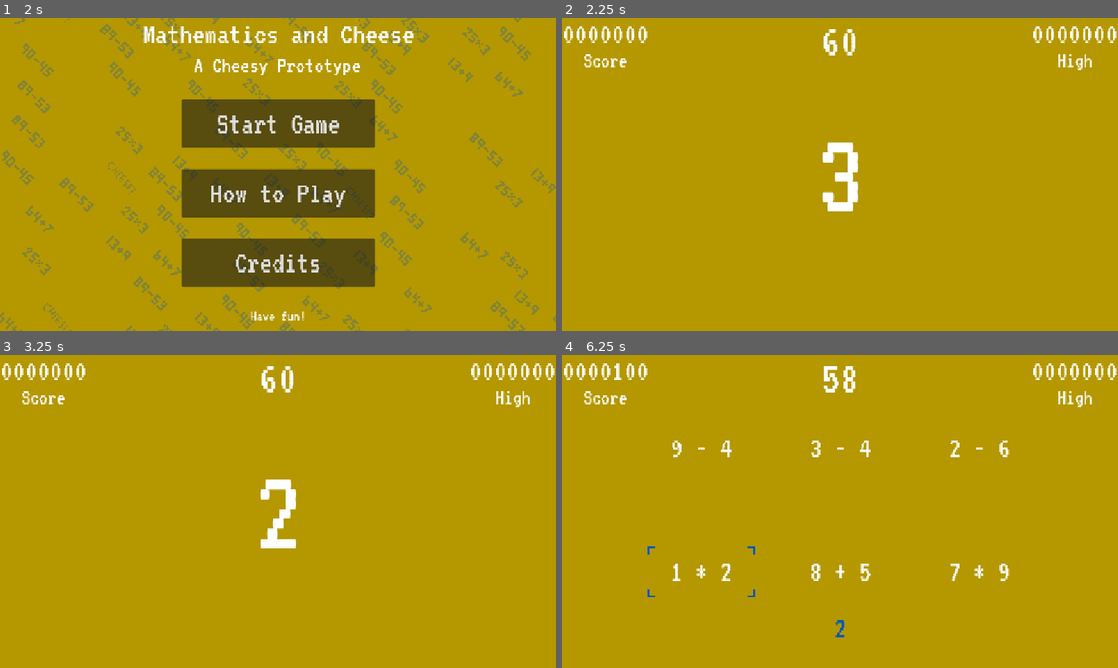
Above: before the commit, frames 1-4 (two rows, left to right).
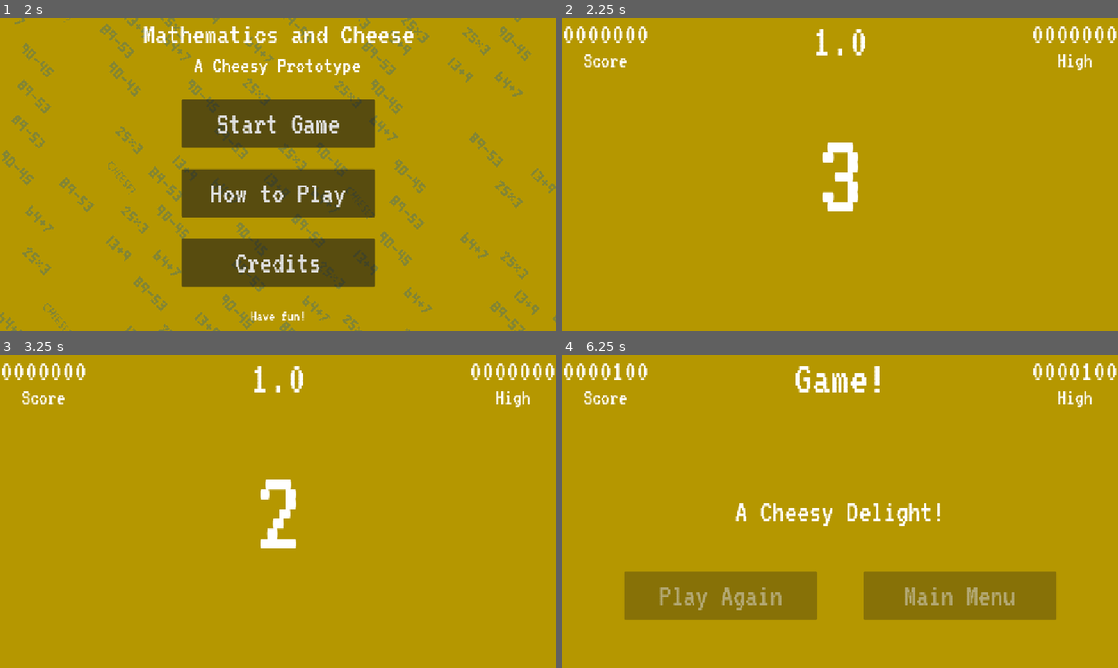
Above: after the commit, the same moments.

Repository: sdepouw/mathematics-and-cheese
Game: Godot game, scene res://Scenes/Root/root.tscn
The game is run twice, just before and just after one commit, with the same random seed, the same clock (stepped at 60 frames per second) and the same inputs.
Inputs (mouse positions are in pixels of both pictures, inside the frame that each line leads up to):
- Up to frame 1 (2 s): tap Enter at 0.5 s; move the mouse to (400, 158) at 0.52 s; hold D (move_right) 0.53-1.28 s; tap Space (confirm) at 0.6, 1.25, 1.35 s; click (400, 158) at 0.67 s; move the mouse to (166, 190) at 1.27 s; hold S (move_down) from 1.28 s (still down)
- Up to frame 2 (2.25 s): release S (move_down) at 2 s; click "Start Game" at 2 s
- Up to frame 3 (3.25 s): tap Space (confirm) at 2.75, 2.85 s; move the mouse to (333, 442) at 2.77 s; hold D (move_right) from 2.78 s (still down)
- Up to frame 4 (6.25 s): tap Space (confirm) at 3.5, 3.6, 4.35, 5, 5.1, 5.85 s; move the mouse to (812, 574) at 3.52 s; release D (move_right) at 3.53 s; hold W (move_up) 3.53-4.28 s; click (812, 574) at 3.67 s; move the mouse to (1006, 558) at 4.27 s; hold A (move_left) 4.28-5.78 s; move the mouse to (673, 464) at 5.02 s; move the mouse to (867, 511) at 5.77 s; hold S (move_down) from 5.78 s (still down); click (867, 511) at 5.92 s

Frame 1 is identical in both runs. In frame 2, 0.4% of the frame differs, in the area x 45-55%, y 3-12%; in frame 3, 0.4%; in frame 4, 13%, in the area x 11-96%, y 2-91%.

Commit message:
Reconnect on_game_ended to HUD

Diff:
--- a/Game/Scenes/Game/game.tscn
+++ b/Game/Scenes/Game/game.tscn
@@ -38,7 +38,6 @@
 script = ExtResource("1_i1e5p")
 
 [node name="GameTimer" type="Timer" parent="."]
-wait_time = 60.0
 one_shot = true
 
 [node name="GameEndWaitTimer" type="Timer" parent="."]
@@ -150,6 +149,7 @@
 visible = false
 
 [connection signal="game_ended" from="." to="." method="_on_game_ended"]
+[connection signal="game_ended" from="." to="HUD" method="_on_game_ended"]
 [connection signal="game_started" from="." to="." method="_on_game_started"]
 [connection signal="timeout" from="GameTimer" to="." method="_on_game_timer_timeout"]
 [connection signal="pressed" from="RestartButton" to="." method="_on_restart_button_pressed"]
